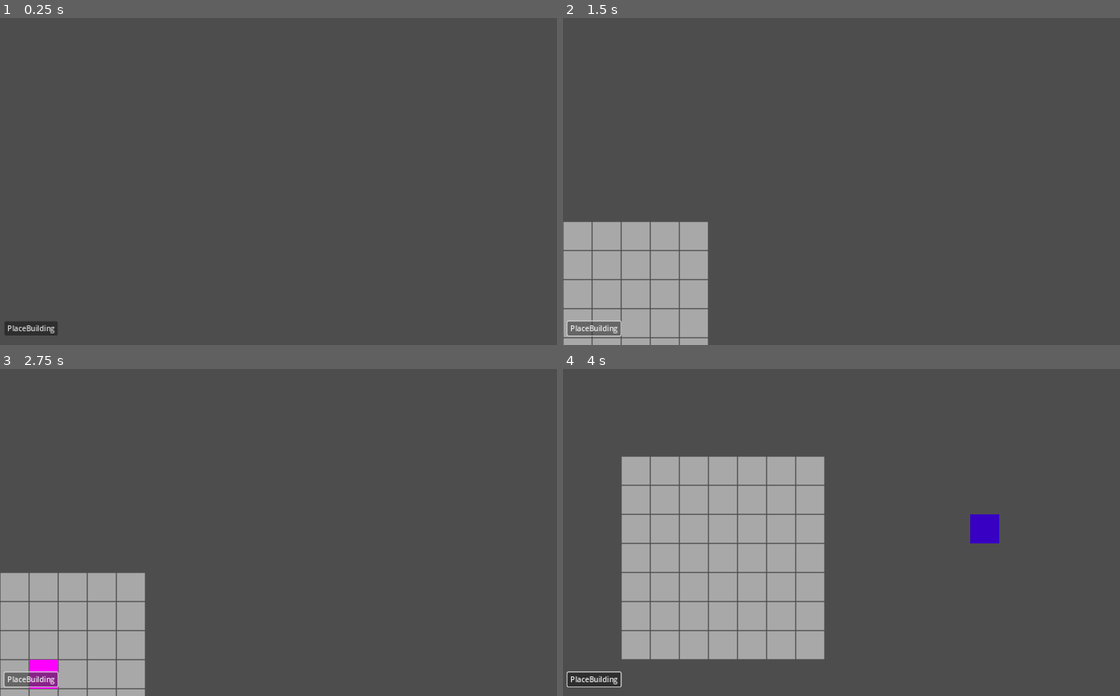
Above: before the commit, frames 1-4 (two rows, left to right).
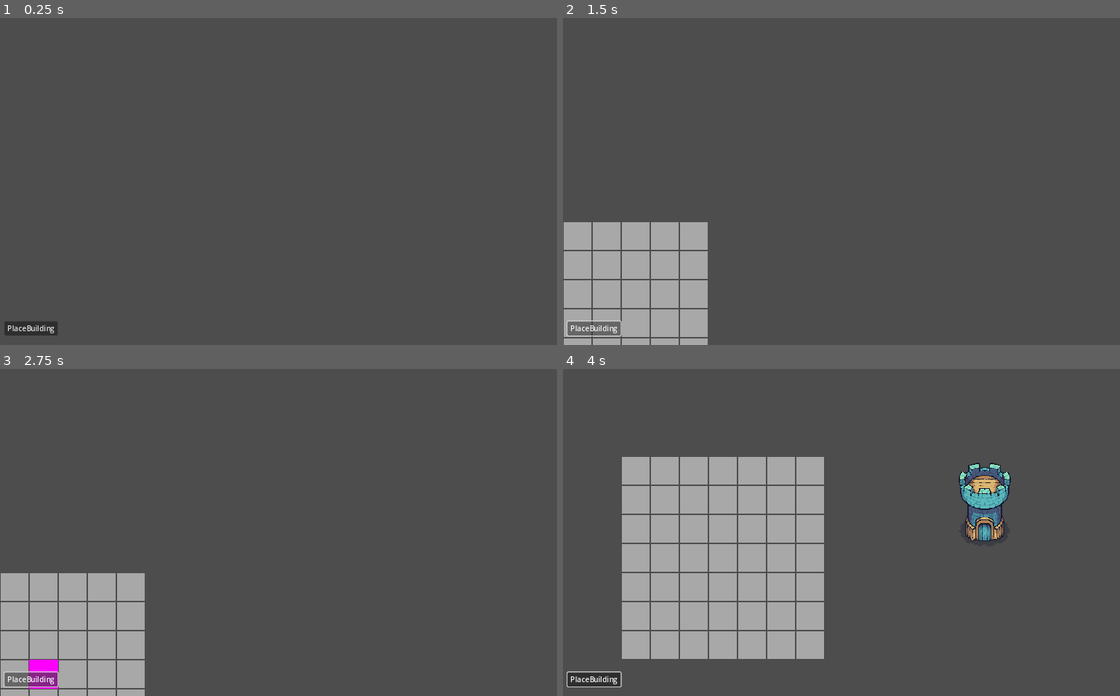
Above: after the commit, the same moments.

Repository: galaxy8691/learn_godot
Game: Godot game, scene res://scenes/main.tscn
Two runs of this game, one before a commit and one after it. Both use one fixed random seed, a clock stepped at 60 frames per second and the inputs below.
Inputs (mouse positions are in pixels of both pictures, inside the frame that each line leads up to):
- Up to frame 1 (0.25 s): no input
- Up to frame 2 (1.5 s): click "PlaceBuilding" at 0.5 s; click "PlaceBuilding" at 1.25 s
- Up to frame 3 (2.75 s): click "PlaceBuilding" at 2 s
- Up to frame 4 (4 s): tap Enter at 2.75 s; move the mouse to (980, 516) at 2.77 s; press the mouse at (980, 516) at 2.78 s; tap Space at 3.5 s; move the mouse to (735, 548) at 3.52 s; release the mouse at (735, 548) at 3.53 s; click (735, 548) at 3.6 s

The runs differ from the first frame. In frame 1, less than 0.1% of the frame differs, in the area x 2-10%, y 94-97%; in frame 2, 1.0%; in frame 3, 0.9%; in frame 4, 3.9%, in the area x 2-81%, y 26-97%.

Commit message:
add raw files

Diff:
--- /dev/null
+++ b/building/building.tscn
@@ -0,0 +1,10 @@
+[gd_scene load_steps=2 format=3 uid="uid://ope0u6bp77se"]
+
+[ext_resource type="Texture2D" uid="uid://b3umnb4e176gd" path="res://building/tower_blue.png" id="1_8pfch"]
+
+[node name="Building" type="Node2D"]
+
+[node name="Sprite2D" type="Sprite2D" parent="."]
+texture = ExtResource("1_8pfch")
+centered = false
+offset = Vector2(-32, -165)
--- a/project.godot
+++ b/project.godot
@@ -31,5 +31,6 @@
 
 [rendering]
 
+textures/canvas_textures/default_texture_filter=0
 renderer/rendering_method="gl_compatibility"
 renderer/rendering_method.mobile="gl_compatibility"
--- /dev/null
+++ b/resources/hightlight_tile_set.tres
@@ -0,0 +1,12 @@
+[gd_resource type="TileSet" load_steps=3 format=3 uid="uid://intpdbjtuub4"]
+
+[ext_resource type="Texture2D" uid="uid://dr5ae0tl4dcyw" path="res://tiles/highlight_tile.png" id="1_v727f"]
+
+[sub_resource type="TileSetAtlasSource" id="TileSetAtlasSource_wfhp1"]
+texture = ExtResource("1_v727f")
+texture_region_size = Vector2i(64, 64)
+0:0/0 = 0
+
+[resource]
+tile_size = Vector2i(64, 64)
+sources/0 = SubResource("TileSetAtlasSource_wfhp1")
--- a/scenes/building/building.tscn
+++ /dev/null
@@ -1,11 +0,0 @@
-[gd_scene load_steps=2 format=3 uid="uid://ope0u6bp77se"]
-
-[sub_resource type="PlaceholderTexture2D" id="PlaceholderTexture2D_7fsna"]
-size = Vector2(64, 64)
-
-[node name="Building" type="Node2D"]
-
-[node name="Sprite2D" type="Sprite2D" parent="."]
-modulate = Color(0.218731, 0.619598, 0.75989, 1)
-texture = SubResource("PlaceholderTexture2D_7fsna")
-centered = false
--- a/scenes/main.gd
+++ b/scenes/main.gd
@@ -3,7 +3,7 @@
 
 # Called when the node enters the scene tree for the first time.
 var cursor : Sprite2D
-var building : PackedScene = load("res://scenes/building/building.tscn")
+var building : PackedScene = load("res://building/building.tscn")
 var p_button : Button
 var hover_grid_position : Vector2i = Vector2i.MAX
 var highlight_tile_maplayer : TileMapLayer
--- a/scenes/main.tscn
+++ b/scenes/main.tscn
@@ -1,7 +1,7 @@
 [gd_scene load_steps=4 format=3 uid="uid://clijuqkclpmha"]
 
 [ext_resource type="Script" path="res://scenes/main.gd" id="1_us5cu"]
-[ext_resource type="TileSet" uid="uid://intpdbjtuub4" path="res://scenes/resources/hightlight_tile_set.tres" id="2_067as"]
+[ext_resource type="TileSet" uid="uid://intpdbjtuub4" path="res://resources/hightlight_tile_set.tres" id="2_067as"]
 
 [sub_resource type="PlaceholderTexture2D" id="PlaceholderTexture2D_tvu2y"]
 size = Vector2(64, 64)
--- a/scenes/resources/hightlight_tile_set.tres
+++ /dev/null
@@ -1,12 +0,0 @@
-[gd_resource type="TileSet" load_steps=3 format=3 uid="uid://intpdbjtuub4"]
-
-[ext_resource type="Texture2D" uid="uid://dr5ae0tl4dcyw" path="res://scenes/assets/highlight_tile.png" id="1_gyams"]
-
-[sub_resource type="TileSetAtlasSource" id="TileSetAtlasSource_wfhp1"]
-texture = ExtResource("1_gyams")
-texture_region_size = Vector2i(64, 64)
-0:0/0 = 0
-
-[resource]
-tile_size = Vector2i(64, 64)
-sources/0 = SubResource("TileSetAtlasSource_wfhp1")
Binary file added: building/tower_blue.png
Not shown, added: building/tower_blue.png.import
Not shown, added: raw/.gdignore
Binary file added: raw/Tiny Swords (Update 010)/Deco/01.png
Binary file added: raw/Tiny Swords (Update 010)/Deco/02.png
Binary file added: raw/Tiny Swords (Update 010)/Deco/03.png
Binary file added: raw/Tiny Swords (Update 010)/Deco/04.png
Binary file added: raw/Tiny Swords (Update 010)/Deco/05.png
Binary file added: raw/Tiny Swords (Update 010)/Deco/06.png
Binary file added: raw/Tiny Swords (Update 010)/Deco/07.png
Binary file added: raw/Tiny Swords (Update 010)/Deco/08.png
Binary file added: raw/Tiny Swords (Update 010)/Deco/09.png
(and 282 more such lines)
